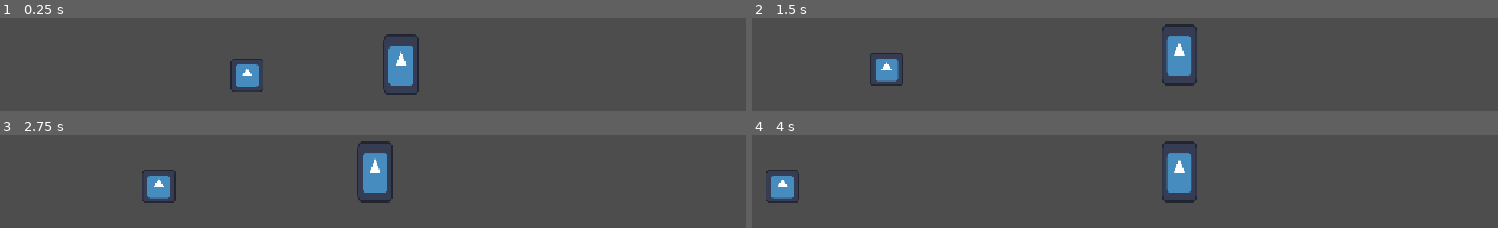
Above: before the commit, frames 1-4 (two rows, left to right).
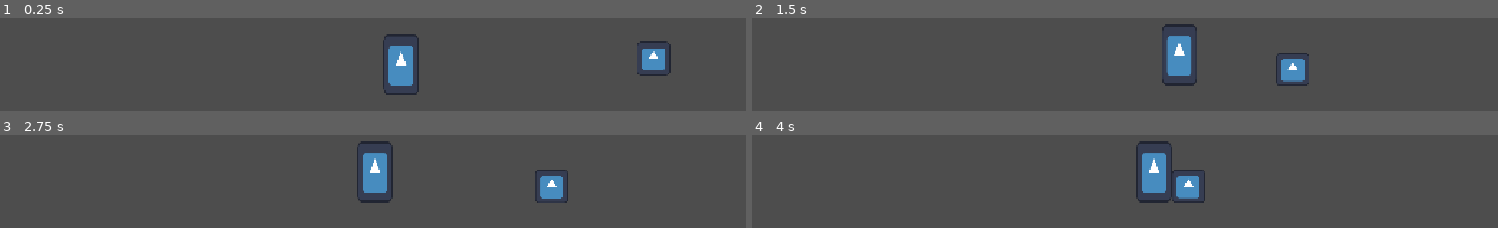
Above: after the commit, the same moments.

Repository: pdues/LD60
Game: Godot game, scene res://scene/game.tscn
Two runs of this game, one before a commit and one after it. Both use one fixed random seed, a clock stepped at 60 frames per second and the inputs below. The engine's default icon, where the game draws it, is replaced by a stand-in: a white triangle on a blue panel in a dark square.
Inputs:
- Up to frame 1 (0.25 s): no input
- Up to frame 2 (1.5 s): hold Right (ui_right) from 0.53 s (still down)
- Up to frame 3 (2.75 s): release Right (ui_right) at 2.03 s; hold Left (ui_left) from 2.03 s (still down)
- Up to frame 4 (4 s): release Left (ui_left) at 2.78 s; hold Right (ui_right) from 2.78 s (still down)

The runs differ from the first frame. In frame 1, 1.9% of the frame differs, in the area x 30-90%, y 24-80%; in frame 2, 1.9%; in frame 3, 2.1%; in frame 4, 4.6%, in the area x 1-61%, y 6-74%.

Commit message:
enemy skeleton

Diff:
--- a/ld-60-game/scene/StandardEnemy.tscn
+++ b/ld-60-game/scene/StandardEnemy.tscn
@@ -5,6 +5,7 @@
 [ext_resource type="Script" uid="uid://cmkkpswrmcjcp" path="res://script/states/state_machine.gd" id="3_6javv"]
 [ext_resource type="Script" uid="uid://by14bnmp2pqd0" path="res://script/states/EnemyIdle.gd" id="4_f2rvi"]
 [ext_resource type="Script" uid="uid://b1lg1la5rmin0" path="res://script/states/EnemyChase.gd" id="5_6javv"]
+[ext_resource type="Script" uid="uid://b2spvld72el3a" path="res://script/states/EnemyAttack.gd" id="6_145k0"]
 
 [sub_resource type="CapsuleShape2D" id="CapsuleShape2D_aliaw"]
 radius = 7.0
@@ -45,3 +46,8 @@
 script = ExtResource("5_6javv")
 enemy = NodePath("../..")
 metadata/_custom_type_script = "uid://b1lg1la5rmin0"
+
+[node name="attack" type="Node" parent="State Machine" unique_id=2005276874 node_paths=PackedStringArray("enemy")]
+script = ExtResource("6_145k0")
+enemy = NodePath("../..")
+metadata/_custom_type_script = "uid://b2spvld72el3a"
--- a/ld-60-game/scene/game.tscn
+++ b/ld-60-game/scene/game.tscn
@@ -8,7 +8,7 @@
 
 [node name="Game" type="Node2D" unique_id=1573071005]
 
-[node name="player" parent="." unique_id=963260103 groups=["Player"] instance=ExtResource("1_5kiuu")]
+[node name="player" parent="." unique_id=963260103 instance=ExtResource("1_5kiuu")]
 z_index = 900
 position = Vector2(151, 107)
 
@@ -23,4 +23,4 @@
 shape = SubResource("WorldBoundaryShape2D_xrivr")
 
 [node name="StandardEnemy" parent="." unique_id=1837803404 instance=ExtResource("2_dbls1")]
-position = Vector2(73, 122)
+position = Vector2(268, 114)
--- a/ld-60-game/script/states/EnemyAttack.gd
+++ b/ld-60-game/script/states/EnemyAttack.gd
@@ -1,4 +1,5 @@
 extends State
+class_name EnemyAttack
 
 @export var enemy : CharacterBody2D
 
@@ -6,6 +7,7 @@
 var gravity = ProjectSettings.get_setting("physics/2d/default_gravity")
 
 func Enter():
+	print("attacking")
 	player = get_tree().get_first_node_in_group("Player")
 	enemy.velocity = Vector2(0.0, 0.0)
 
